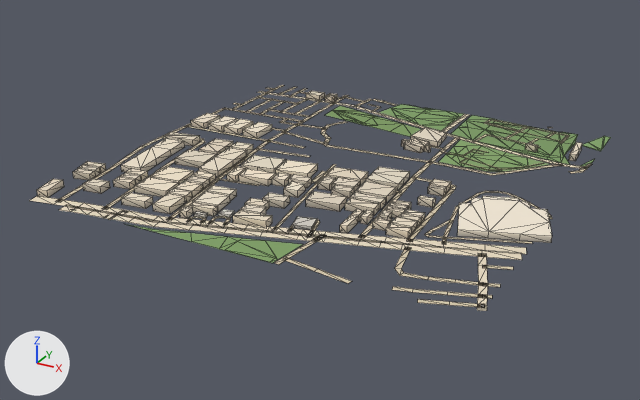
Before and after pictures for a commit that changed the glTF model public/assets/bengaluru-region-v1/tiles/t-9_-5-l0.glb.
Rendered twice from a camera (50 mm lens) standing at (-3810.0, -3114.0, 382.0) and looking at (-4267.0, -2282.0, -34.0). Lighting does not change. The marker at lower left points along +X, +Y and +Z. The picture after the commit comes second. Mesh edges are drawn as thin lines.

In view in the first picture: 'building', 'ground'.
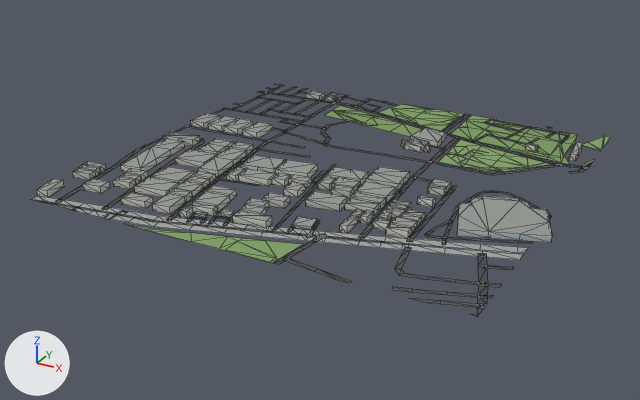
Patch to the scene script:
```diff
--- a/public/assets/bengaluru-region-v1/tiles/t-9_-5-l0.glb.py
+++ b/public/assets/bengaluru-region-v1/tiles/t-9_-5-l0.glb.py
@@ me_building @@
 # used by ob_building; location = (-4500.0, -2500.0, 0.0)
-me_building.from_pydata(...)  # 706 vertices, 902 faces; spans x -12.0..516.0, y 11.0..478.0, z 0.0..8.0
+me_building.from_pydata(...)  # 706 vertices, 1098 faces; spans x -12.0..516.0, y 11.0..478.0, z 0.0..8.0
+# me_building part 1: 902 kept faces spanning x -12.0..516.0, y 11.0..478.0, z 0.0..8.0 get new vertex colours
+# edits to the shape of me_building do not show in these pictures
 me_building.materials.append(mat_building)
@@ me_ground @@
 # used by ob_ground; location = (-4500.0, -2500.0, 0.0)
 # verts and faces of me_ground; kept vertices keep their numbers, new ones are numbered from 1157
 # before: 436 (199.0, 301.0, 1.0) at pixel (328, 144), 437 (199.0, 295.0, 1.0) at pixel (325, 146)
-me_ground.from_pydata(...)  # 1157 vertices, 984 faces; spans x -3.0..504.0, y -7.0..503.0, z 1.0
+me_ground.from_pydata(...)  # 1190 vertices, 1007 faces; spans x 0.0..500.0, y 0.0..500.0, z 1.0
+# me_ground part 2
+# 28 vertices are removed from x -3.0..504.0, y -3.0..470.0, z 1.0
+# 53 faces are deleted
+# 5 vertices in x -1.0..499.0, y 22.0..362.0, z 1.0 move by (1.0, 0.0, 0.0)
+# 3 vertices in x -3.0, y 211.0..242.0, z 1.0 move by (3.0, 0.0, 0.0)
+# 3 vertices in x 49.0..501.0, y 16.0..238.0, z 1.0 move by (-1.0, 0.0, 0.0)
+# 15 vertices move from x -2.0..502.0, y 10.0..477.0, z 1.0 to x 0.0..500.0, y 14.0..488.0, z 1.0
+# 51 vertices are added at x 0.0..500.0, y 0.0..500.0, z 1.0
+# 68 new faces join them
+# me_ground part 3
+# 8 vertices are removed from x -1.0..194.0, y -7.0..48.0, z 1.0
+# 31 faces are deleted
+# 2 vertices move within x 181.0..182.0, y 44.0..45.0, z 1.0
+# 16 vertices are added at x 0.0..194.0, y 0.0..49.0, z 1.0
+# 37 new faces join them
+# me_ground part 4
+verts[437] = (198.0, 295.0, 1.0)  # moved, pixel (325, 146)
+verts[436] = (200.0, 301.0, 1.0)  # moved, pixel (329, 145)
+# me_ground part 5: 690 kept faces spanning x 0.0..500.0, y 0.0..500.0, z 1.0 get new vertex colours; the middle colour goes from beige #d7c9ae to dark grey #535556
+# other edits to the shape of me_ground do not show in these pictures
 me_ground.materials.append(mat_ground)
```

Changed parts and their boxes [x1, y1, x2, y2] in the pictures (640 x 400 px; the box of a moved part takes in the faces that stretch with it):
'ground', reshaped
    before: [29, 85, 611, 311]
    after: [32, 84, 611, 316]
part 1 of me_building, recoloured (darker)
    both: [37, 91, 582, 243]
part 2 of me_ground, moved or reshaped
    before: [126, 85, 592, 311]
    after: [126, 84, 592, 316]
part 3 of me_ground, moved or reshaped
    before: [29, 196, 230, 223]
    after: [32, 196, 230, 223]
part 4 of me_ground, moved or reshaped
    both: [323, 144, 352, 150]
part 5 of me_ground, recoloured
    both: [55, 87, 589, 305]
